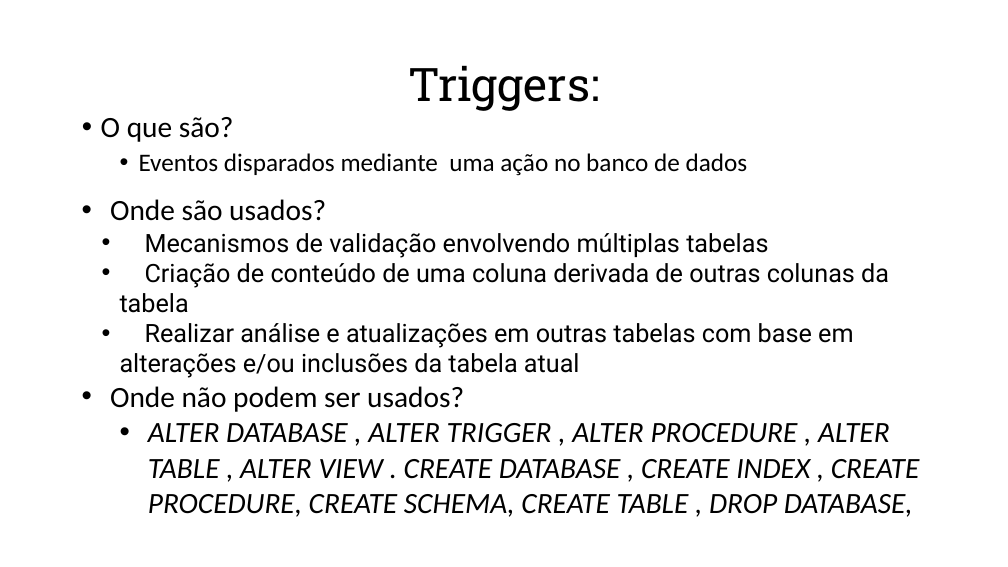
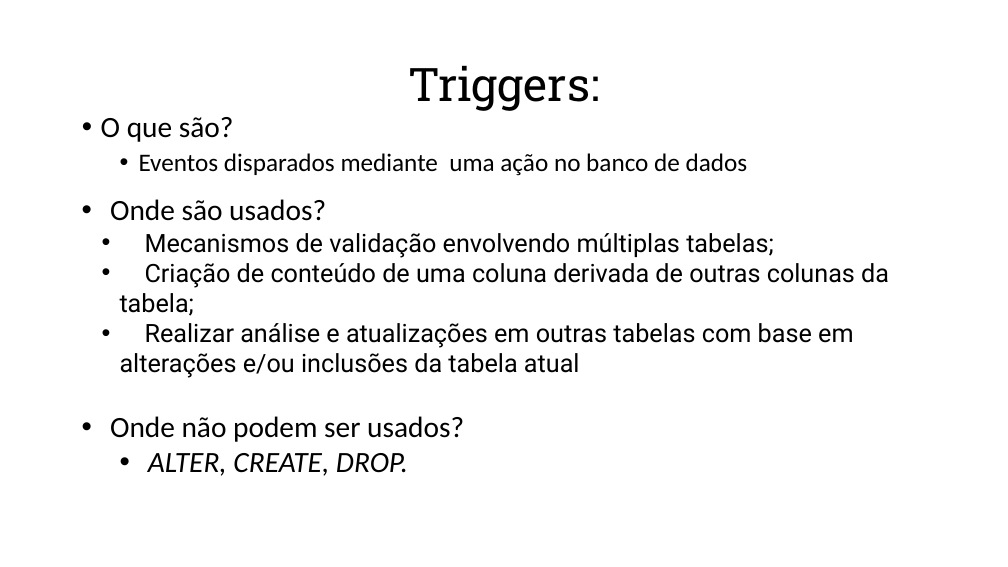
Before and after one commit to carlosmorette/triggers-sql, a slide deck: slide 2 of Apresentação.pptx. Drawn at 1008x567 pixels with LibreOffice and Linux fonts; fonts in the diff are those of the drawing. Boxes give left, top, right and bottom in pixels: in the first picture for what was removed or moved away, otherwise in the second. Text is boxed around its words. In the diff, an @@ line names an element or a change of style, - is before the commit and + after.

Commit message:
atualização

```diff
--- a/Apresentação.pptx
+++ b/Apresentação.pptx
@@ rectangle "Onde são usados?": place and size @@
-rectangle "Onde são usados?" at (74,188,972,526)
+rectangle "Onde são usados?" at (74,188,972,485)
@@ text in rectangle at (120,233,889,316): text changed @@
-  • Mecanismos de validação envolvendo múltiplas tabelas
-  • Criação de conteúdo de uma coluna derivada de outras colunas da tabela
+  • Mecanismos de validação envolvendo múltiplas tabelas;
+  • Criação de conteúdo de uma coluna derivada de outras colunas da tabela;
@@ text in rectangle at (148,453,408,476): text changed @@
-  • ALTER DATABASE , ALTER TRIGGER , ALTER PROCEDURE , ALTER TABLE , ALTER VIEW . CREATE DATABASE , CREATE INDEX , CREATE PROCEDURE, CREATE SCHEMA, CREATE TABLE , DROP DATABASE,
+  • ALTER, CREATE, DROP.
```
